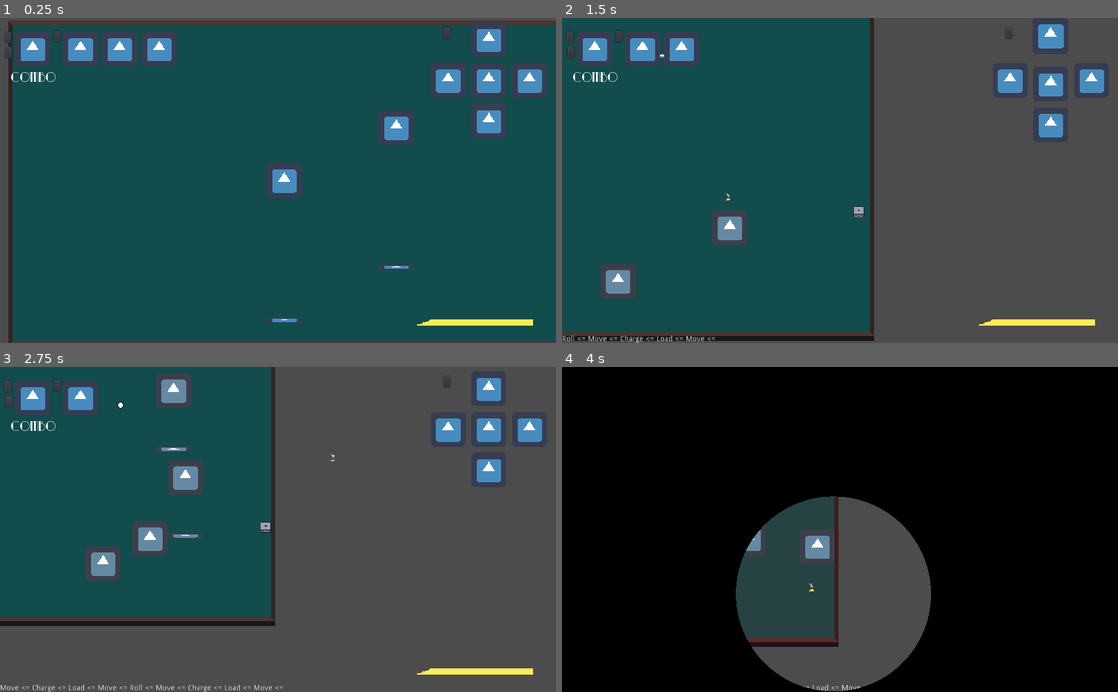
Above: before the commit, frames 1-4 (two rows, left to right).
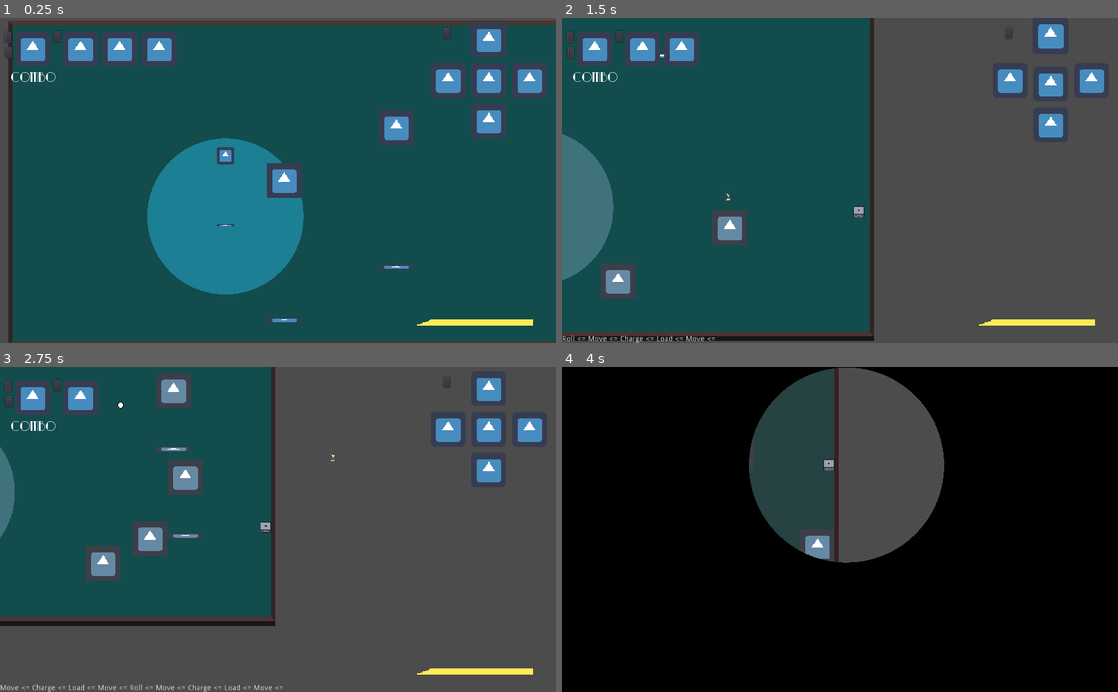
Above: after the commit, the same moments.

Repository: andrebariani/gmtk2022
Game: Godot game, scene res://src/Main.tscn
The game is run twice, just before and just after one commit, with the same random seed, the same clock (stepped at 60 frames per second) and the same inputs. The engine's default icon, where the game draws it, is replaced by a stand-in: a white triangle on a blue panel in a dark square.
Inputs (mouse positions are in pixels of both pictures, inside the frame that each line leads up to):
- Up to frame 1 (0.25 s): no input
- Up to frame 2 (1.5 s): tap Enter (ui_accept) at 0.5, 0.77 s; move the mouse to (962, 164) at 0.52 s; hold D (move_right) 0.53-1.28 s; click (962, 164) at 0.6 s; move the mouse to (728, 196) at 1.27 s; hold S (move_down) from 1.28 s (still down); tap Space (roll) at 1.35 s
- Up to frame 3 (2.75 s): tap Enter (ui_accept) at 1.52 s; move the mouse to (333, 458) at 2.02 s; release S (move_down) at 2.03 s; hold D (move_right) from 2.03 s (still down); click (333, 458) at 2.1 s
- Up to frame 4 (4 s): move the mouse to (812, 594) at 2.77 s; release D (move_right) at 2.78 s; hold W (move_up) 2.78-3.53 s; tap Space (roll) at 2.85 s; tap Enter (ui_accept) at 3.02, 3.77 s; move the mouse to (1006, 578) at 3.52 s; hold A (move_left) from 3.53 s (still down); click (1006, 578) at 3.6 s

The runs differ from the first frame. In frame 1, 10% of the frame differs, in the area x 26-75%, y 28-86%; in frame 2, 3.0%; in frame 3, 0.5%; in frame 4, 26%, in the area x 31-69%, y 0-100%.

Commit message:
protector forcefield

Diff:
--- a/src/Main.tscn
+++ b/src/Main.tscn
@@ -7,6 +7,7 @@
 [ext_resource path="res://src/Main.gd" type="Script" id=5]
 [ext_resource path="res://src/shaders/burano.png" type="Texture" id=6]
 [ext_resource path="res://src/ui/menu/Pause.tscn" type="PackedScene" id=7]
+[ext_resource path="res://src/entities/enemies/Protector_enemy.tscn" type="PackedScene" id=8]
 [ext_resource path="res://src/spawner/Enemies_spawner.tscn" type="PackedScene" id=11]
 [ext_resource path="res://src/tileset/TableTileset.tres" type="TileSet" id=12]
 [ext_resource path="res://src/ui/GameOver.tscn" type="PackedScene" id=13]
@@ -23,6 +24,7 @@
 }
 
 [node name="TileMap" type="TileMap" parent="."]
+light_mask = 3
 tile_set = ExtResource( 12 )
 cell_size = Vector2( 32, 32 )
 collision_layer = 4
@@ -32,6 +34,9 @@
 
 [node name="YSort" type="YSort" parent="."]
 pause_mode = 1
+
+[node name="Protector_enemy" parent="YSort" instance=ExtResource( 8 )]
+position = Vector2( -224, 115 )
 
 [node name="Player" parent="YSort" instance=ExtResource( 1 )]
 
--- a/src/entities/enemies/Enemy_base.gd
+++ b/src/entities/enemies/Enemy_base.gd
@@ -3,6 +3,8 @@
 onready var Player = PlayerReference.get_player()
 onready var collision_shape = $CollisionShape2D.shape
 onready var knockback_timer = $Knockback_timer
+onready var sprite = $Sprite
+
 export (float) var speed
 export (bool) var protector
 export (int) var color_number
--- a/src/entities/enemies/Melee_enemy.tscn
+++ b/src/entities/enemies/Melee_enemy.tscn
@@ -1,7 +1,12 @@
-[gd_scene load_steps=7 format=2]
+[gd_scene load_steps=9 format=2]
 
 [ext_resource path="res://src/entities/enemies/Enemy_chaser.tscn" type="PackedScene" id=1]
+[ext_resource path="res://src/shaders/BlackWhite.gdshader" type="Shader" id=2]
 [ext_resource path="res://src/entities/enemies/Melee_enemy.gd" type="Script" id=3]
+
+[sub_resource type="ShaderMaterial" id=7]
+shader = ExtResource( 2 )
+shader_param/active = false
 
 [sub_resource type="RectangleShape2D" id=1]
 extents = Vector2( 31.5, 31.25 )
@@ -16,10 +21,14 @@
 radius = 200.0
 
 [node name="Melee_enemy" instance=ExtResource( 1 )]
+light_mask = 3
 scale = Vector2( 2, 2 )
 script = ExtResource( 3 )
 speed = 15000.0
 charge_mult = 7.0
+
+[node name="Sprite" parent="." index="0"]
+material = SubResource( 7 )
 
 [node name="CollisionShape2D" parent="." index="1"]
 position = Vector2( -0.5, -0.25 )
--- a/src/entities/enemies/Protector_enemy.gd
+++ b/src/entities/enemies/Protector_enemy.gd
@@ -3,6 +3,10 @@
 
 func _on_Protect_range_body_entered(body):
 	body.protections += 1
+	if body.sprite.material != null:
+		body.sprite.material.set_shader_param("active", true)
 
 func _on_Protect_range_body_exited(body):
 	body.protections -= 1
+	if body.protections <= 0 and body.sprite.material != null:
+		body.sprite.material.set_shader_param("active", false)
--- a/src/entities/enemies/Protector_enemy.tscn
+++ b/src/entities/enemies/Protector_enemy.tscn
@@ -1,7 +1,7 @@
 [gd_scene load_steps=7 format=2]
 
 [ext_resource path="res://src/entities/enemies/Enemy_base.tscn" type="PackedScene" id=1]
-[ext_resource path="res://icon.png" type="Texture" id=2]
+[ext_resource path="res://assets/sprites/circle.png" type="Texture" id=2]
 [ext_resource path="res://src/entities/enemies/Protector_enemy.gd" type="Script" id=3]
 
 [sub_resource type="RectangleShape2D" id=2]
@@ -18,16 +18,18 @@
 protector = true
 color_number = 2
 
-[node name="Sprite" parent="." index="0"]
-texture = ExtResource( 2 )
-
 [node name="CollisionShape2D" parent="." index="1"]
 shape = SubResource( 2 )
 
 [node name="CollisionShape2D" parent="Hurtbox" index="0"]
 shape = SubResource( 1 )
 
-[node name="Protect_range" type="Area2D" parent="." index="4"]
+[node name="Light2D" type="Light2D" parent="." index="4"]
+texture = ExtResource( 2 )
+color = Color( 0.478431, 0.67451, 0.94902, 1 )
+range_item_cull_mask = 2
+
+[node name="Protect_range" type="Area2D" parent="." index="5"]
 collision_layer = 0
 collision_mask = 2
 
--- a/src/entities/enemies/Ranged_enemy.tscn
+++ b/src/entities/enemies/Ranged_enemy.tscn
@@ -1,8 +1,12 @@
-[gd_scene load_steps=7 format=2]
+[gd_scene load_steps=8 format=2]
 
 [ext_resource path="res://src/entities/enemies/Enemy_chaser.tscn" type="PackedScene" id=1]
 [ext_resource path="res://src/entities/enemies/Ranged_enemy.gd" type="Script" id=2]
-[ext_resource path="res://icon.png" type="Texture" id=3]
+[ext_resource path="res://src/shaders/BlackWhite.gdshader" type="Shader" id=3]
+
+[sub_resource type="ShaderMaterial" id=4]
+shader = ExtResource( 3 )
+shader_param/active = false
 
 [sub_resource type="RectangleShape2D" id=2]
 extents = Vector2( 29.5, 30 )
@@ -14,6 +18,7 @@
 radius = 300.167
 
 [node name="Ranged_enemy" instance=ExtResource( 1 )]
+light_mask = 3
 scale = Vector2( 2, 2 )
 collision_mask = 6
 script = ExtResource( 2 )
@@ -21,7 +26,7 @@
 color_number = 1
 
 [node name="Sprite" parent="." index="0"]
-texture = ExtResource( 3 )
+material = SubResource( 4 )
 
 [node name="CollisionShape2D" parent="." index="1"]
 position = Vector2( 0, 1 )
--- /dev/null
+++ b/src/shaders/BlackWhite.gdshader
@@ -0,0 +1,14 @@
+shader_type canvas_item;
+
+uniform bool active = false;
+
+void fragment() {
+	vec3 c = texture(TEXTURE, UV).rgb;
+
+	if (!active)
+		COLOR.rgb = c;
+	else {
+		float avg = (c.r + c.g + c.b) / 3.0;
+		COLOR.rgb = vec3(avg);
+	}
+}
--- a/src/ui/GameOver.gd
+++ b/src/ui/GameOver.gd
@@ -4,7 +4,7 @@
 
 func game_over(score, player_screen_position):
 	print_debug(player_screen_position)
-	material.set_shader_param("center", player_screen_position)
+	material.set_shader_param("center", Vector2(1, 1) - player_screen_position)
 	$AnimationPlayer.play("GameOver")
 	$Label/Score.text = "Score: " + str(score)
 
Binary file added: assets/sprites/circle.png
Not shown: 1 places in src/Main.tscn that only renumber resources
